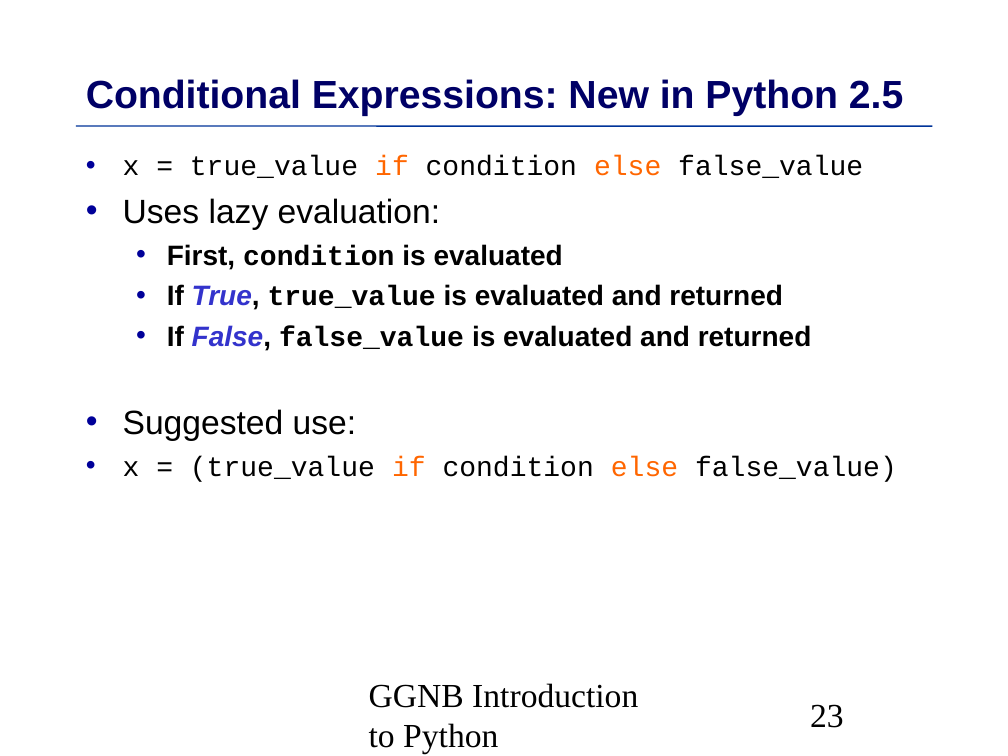
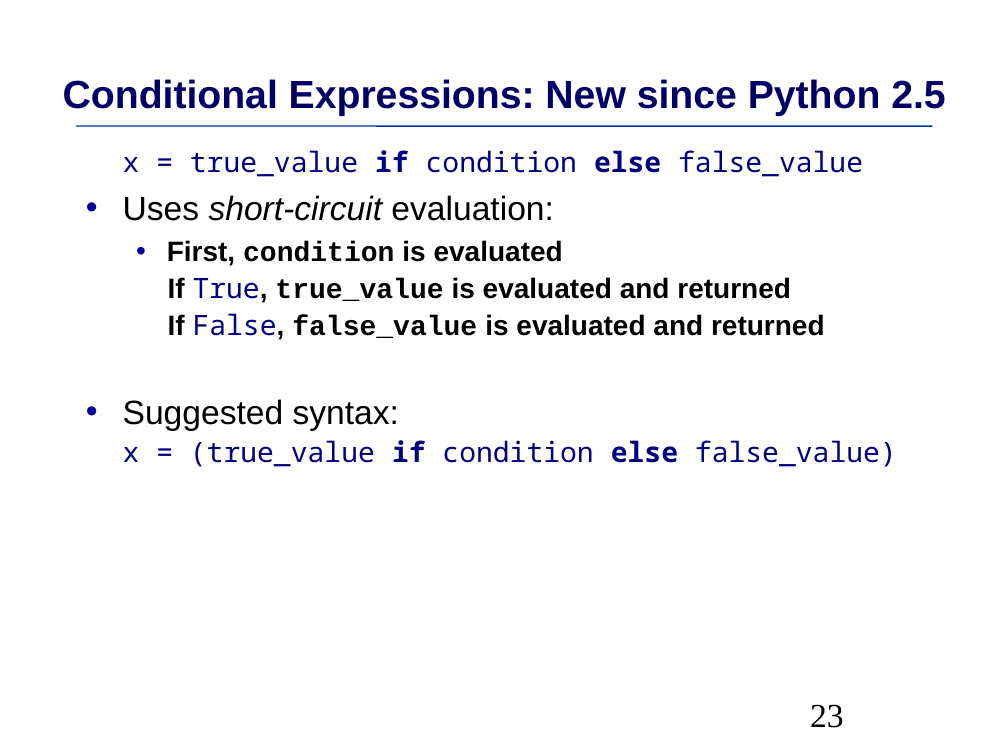
Before and after one commit to MPIDS/Python-Course, a slide deck: slide 23 of 01-basics/Talk/Python-Introduction.odp. Drawn at 1008x756 pixels with LibreOffice and Linux fonts; fonts in the diff are those of the drawing. Boxes give left, top, right and bottom in pixels: in the first picture for what was removed or moved away, otherwise in the second. Text is boxed around its words. In the diff, an @@ line names an element or a change of style, - is before the commit and + after.

```diff
--- a/01-basics/Talk/Python-Introduction.odp
+++ b/01-basics/Talk/Python-Introduction.odp
@@ title at [63, 79, 945, 116]: text changed @@
-Conditional Expressions: New in Python 2.5
+Conditional Expressions: New since Python 2.5
@@ text at [123, 150, 897, 467]: font Courier New to Noto Sans Mono in "x = true_value if condition else false_value", "x = (true_value if condition else false_value)"; text colour #000000 to #000080 in "x = true_value condition false_value", "x = (true_value condition false_value)"; text colour #FF6600 to #000080, bold on in "if else", "if else"; font Arial to Noto Sans Mono, text colour #3333CC to #000080, bold off, italic off in "True,", "False,"; bullet • to none; line spacing 1 to 0.9 @@
@@ text at [123, 195, 553, 221]: text changed @@
-• Uses lazy evaluation:
+• Uses short-circuit evaluation:
@@ text at [123, 399, 399, 431]: text changed @@
-• Suggested use:
+• Suggested syntax:
@@ text removed at [369, 683, 638, 754] @@
-GGNB Introduction to Python
```
Also in this commit, not shown: 101 other slides changed, 2 slides added, 2 slides removed.
